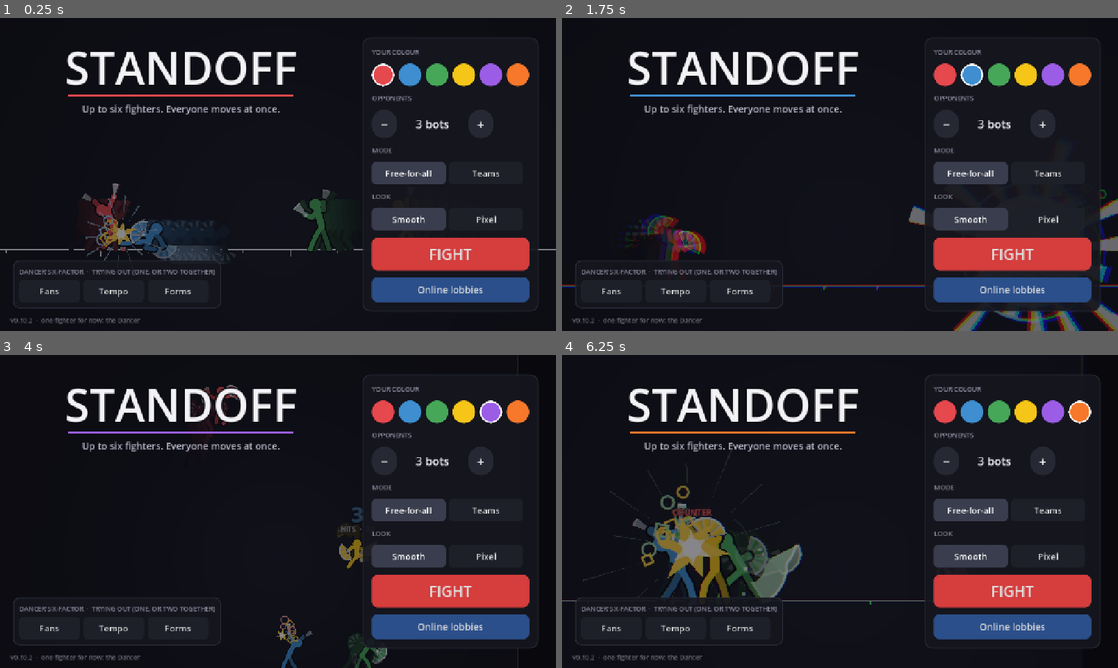
Above: before the commit, frames 1-4 (two rows, left to right).
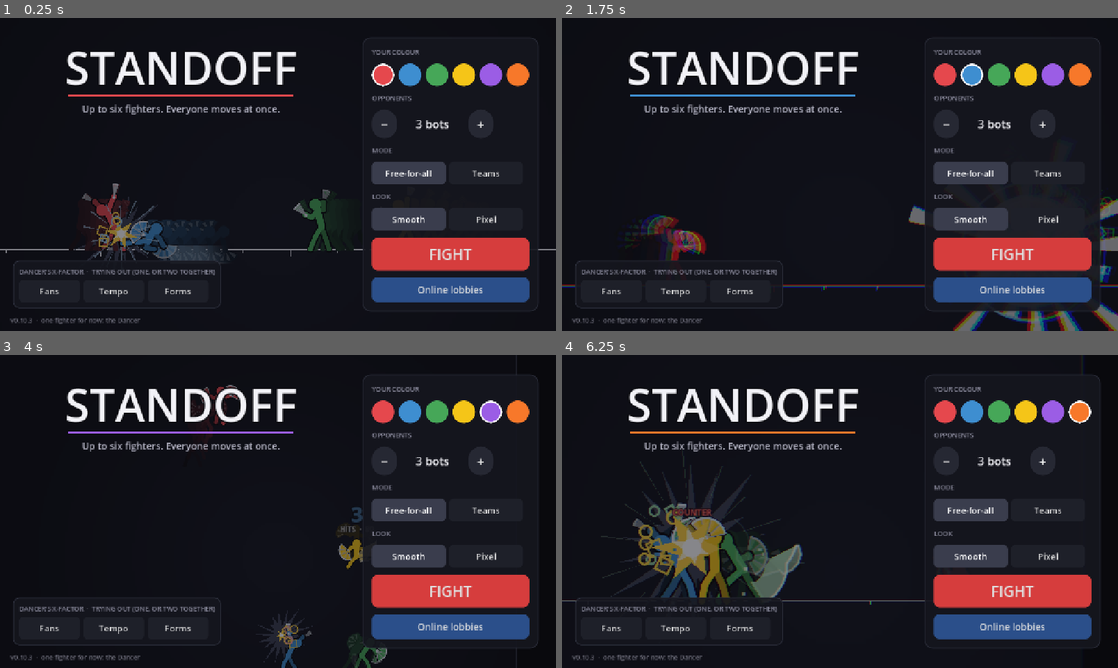
Above: after the commit, the same moments.

Repository: Veriduim/standoff
Game: Godot game, scene res://scenes/main.tscn
Same seed, same stepped clock (60 frames per second), same inputs: the game is played once before the commit and once after it.
Inputs (mouse positions are in pixels of both pictures, inside the frame that each line leads up to):
- Up to frame 1 (0.25 s): no input
- Up to frame 2 (1.75 s): click (945, 74) at 0.52 s; click (973, 74) at 1.27 s
- Up to frame 3 (4 s): click (439, 411) at 2.02 s; click (461, 411) at 2.77 s; click (489, 411) at 3.52 s
- Up to frame 4 (6.25 s): click (1079, 411) at 4.27 s; click "−" at 5 s; click "+" at 5.75 s

The runs differ from the first frame. In frame 1, 0.8% of the frame differs, in the area x 5-30%, y 56-98%; in frame 2, 0.2%; in frame 3, 0.6%; in frame 4, 2.3%, in the area x 3-44%, y 30-98%.

Commit message:
0.10.3: the YOMI mods' hit - a dark jagged starburst behind it; the cards share the top bar by player count (Timmy 23:05)
- fx "ink": a slate starburst of uneven spikes (longest along the hit) drawn behind the fighters (fx.draw_back), quick
  to full size, held, then fading - 23:05 "This is an example of the normal hit effect"
- the cards' width = the top bar / the number of fighters (one on one: half each), the right one's bars filling from
  the right in a one on one - 23:05 "Depending on the amount of players we should expand the health, burst and level
  gauges"

Co-Authored-By: Claude Opus 5.5 <noreply@anthropic.com>
Claude-Session: https://claude.ai/code/session_019cpLLa1bA2ND22yfhrkoYF

Diff:
--- a/project.godot
+++ b/project.godot
@@ -11,7 +11,7 @@
 [application]
 
 config/name="Standoff"
-config/version="0.10.2"
+config/version="0.10.3"
 config/icon="res://assets/icon.png"
 run/main_scene="res://scenes/main.tscn"
 config/features=PackedStringArray("4.7", "GL Compatibility")
--- a/scripts/ui/fx.gd
+++ b/scripts/ui/fx.gd
@@ -37,6 +37,7 @@
 var flash := {}              ## fighter id -> seconds they're drawn white (the impact frame)
 var afters: Array = []       ## afterimages: {id, rec: Sim.record row, age, life}
 const BIG := 1.3              ## every effect this much bigger (22:40 "elevate this a lot")
+const INK := Color("#3b3f52")    ## the dark starburst behind a hit (23:05)
 var dim := 0.0               ## how dark the stage goes round a super (0-1); `dim_id` is drawn over it
 var dim_id := -1
 var split := 0.0             ## the colour split (0-1, fading) - the screens' post shader reads it
@@ -154,6 +155,9 @@
 			kick(3.0)
 		"hit", "throw", "armor":
 			var s := clampf(float(dmg) / 32.0, 0.5, 1.8)
+			# (23:05 "This is an example of the normal hit effect": a dark jagged starburst behind it, longest along
+			# the hit - the YOMI mods' look; low contrast, so the fighters and sparks read on top)
+			_add("ink", at, Vector2.ZERO, 0.42, INK, 60.0 + 26.0 * s, face)
 			_burst(at, face, s, by, victim_col)
 			if counter:   # (they were mid-attack: a red COUNTER and a harder flash)
 				_add("text", at + Vector2(0, -40), Vector2(0, -50), 0.42, Color("#ff5d5d"), 17.0)   # (small - they're common)
@@ -315,6 +319,17 @@
 		for i in 12:
 			sp.append(_rng.randf_range(0.65, 1.0) if i % 2 == 0 else 0.34)
 		p["sp"] = sp
+	if kind == "ink":   # (spikes: long and uneven, the longest along the hit's way (extra = facing) and up / down)
+		var sp: Array = []
+		var n := 18
+		for i in n * 2:
+			var ang := float(p["r"]) + i * PI / n
+			if i % 2 == 1:
+				sp.append(_rng.randf_range(0.22, 0.38))
+				continue
+			var along := absf(cos(ang - (0.0 if extra >= 0.0 else PI)))
+			sp.append(_rng.randf_range(0.45, 0.8) + 0.35 * along * (1.0 if cos(ang) * extra > 0.0 else 0.6))
+		p["sp"] = sp
 	parts.append(p)
 
 
@@ -455,6 +470,27 @@
 		st.draw_polyline_colors(rim, rim_cols, maxf(1.5, 3.0 * st.zoom), true)
 
 
+## Behind the fighters: the dark starbursts of hits - quick to full size, holding, then fading; drawn as a fan of
+## triangles (a star isn't convex).
+func draw_back(st: StageView) -> void:
+	for p: Dictionary in parts:
+		if str(p["k"]) != "ink":
+			continue
+		var t := float(p["age"]) / float(p["life"])
+		var grow := minf(1.0, t / 0.12)
+		var c: Color = p["c"]
+		c.a = 0.95 * (1.0 - maxf(0.0, (t - 0.5) / 0.5))
+		var at := st.w2s(p["p"])
+		var s := float(p["s"]) * st.zoom * (0.6 + 0.4 * grow) * (1.0 + 0.08 * t)
+		var sp: Array = p["sp"]
+		var n := sp.size()
+		var pts: Array[Vector2] = []
+		for i in n:
+			pts.append(at + Vector2.from_angle(float(p["r"]) + i * TAU / n) * s * float(sp[i]))
+		for i in n:
+			st.draw_colored_polygon(PackedVector2Array([at, pts[i], pts[(i + 1) % n]]), c)
+
+
 ## Sparks, rings, shockwaves - over the fighters.
 func draw_parts(st: StageView) -> void:
 	var z := st.zoom
@@ -464,6 +500,8 @@
 		var c: Color = p["c"]
 		var s := float(p["s"]) * z
 		match str(p["k"]):
+			"ink":   # (behind the fighters - draw_back)
+				pass
 			"star":   # (near full size the moment it lands - the freeze shows it - then it shrinks away)
 				var grow := (0.75 + 0.25 * minf(1.0, t / 0.2)) * (1.0 - maxf(0.0, (t - 0.5) / 0.5))
 				_star(st, at, s * grow, float(p["r"]), p["sp"], c)
--- a/scripts/ui/game_screen.gd
+++ b/scripts/ui/game_screen.gd
@@ -269,7 +269,10 @@
 		cards.remove_child(c)
 		c.queue_free()
 	var vp := get_viewport_rect().size
-	var w := minf(206.0, (vp.x - 16.0 - 6.0 * (sim.fighters.size() - 1)) / sim.fighters.size())
+	# (23:05 "Depending on the amount of players we should expand the health, burst and level gauges": the cards share
+	# the top bar - one on one, half each)
+	var w := (vp.x - 16.0 - 6.0 * (sim.fighters.size() - 1)) / sim.fighters.size()
+	var mirror := sim.fighters.size() == 2   # (one on one: the right one's bars fill from the right, as YOMI's)
 	for f in sim.fighters:
 		var p := PanelContainer.new()
 		p.custom_minimum_size = Vector2(w, Ui.CARD_H - 8)
@@ -299,7 +302,8 @@
 		extras.add_theme_font_size_override("normal_font_size", 13)
 		extras.mouse_filter = Control.MOUSE_FILTER_IGNORE
 		head.add_child(extras)
-		v.add_child(_hp_bar(stage.colour_of(f.id)))
+		var hpb := _hp_bar(stage.colour_of(f.id))
+		v.add_child(hpb)
 		var mb := _bar("Meter", Color("#ffd166"), 6)
 		for k in [1, 2]:   # (meter in three bars: two dividers)
 			var cut := ColorRect.new()
@@ -314,6 +318,9 @@
 		v.add_child(mb)
 		v.add_child(_bar("Burst", Color("#6fd3ff"), 4))
 		cards.add_child(p)
+		if mirror and f.id == 1:
+			for b in p.find_children("*", "ProgressBar", true, false):
+				(b as ProgressBar).fill_mode = ProgressBar.FILL_END_TO_BEGIN
 	_update_cards()
 
 
--- a/scripts/ui/stage_view.gd
+++ b/scripts/ui/stage_view.gd
@@ -378,6 +378,7 @@
 					_ready_label(i, g[i])
 			elif not ghost_play:   # (held: where everyone else would be on that frame)
 				_figure(i, g[i], GHOST_ALPHA * 0.6)
+	fx.draw_back(self)   # (the dark starbursts of hits, behind everyone)
 	for a: Dictionary in fx.afters:   # (afterimages - fading copies behind fast movers)
 		var id := int(a["id"])
 		if id < frame.size():
--- a/scripts/version.gd
+++ b/scripts/version.gd
@@ -2,4 +2,4 @@
 extends RefCounted
 ## The game's version - the home screen shows it, and lobbies list it (only the same version can play together).
 
-const TAG := "0.10.2"
+const TAG := "0.10.3"
Not shown, changed: export_presets.cfg
